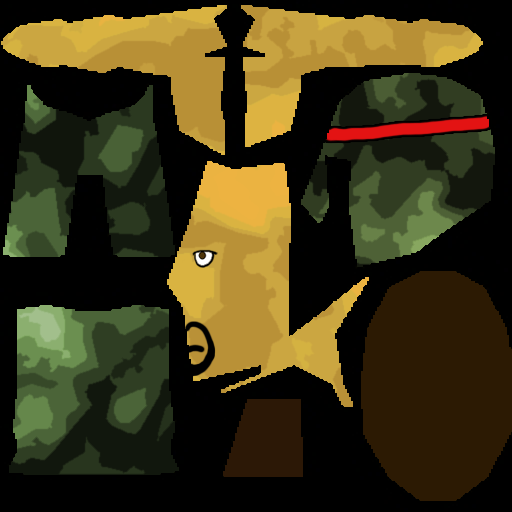
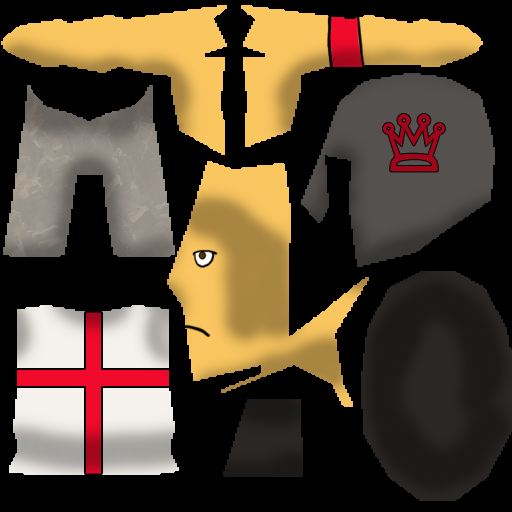
Comparing the layer stacks of the two 512x512 images. Changes:
added layer "Ambient" (33%) above "Soldier 2" over [1, 26, 512, 501]
hid group "Soldier 2" (9 layers) over [1, 5, 512, 501]
showed group "Soldier 1" (12 layers) over [1, 5, 512, 501]
